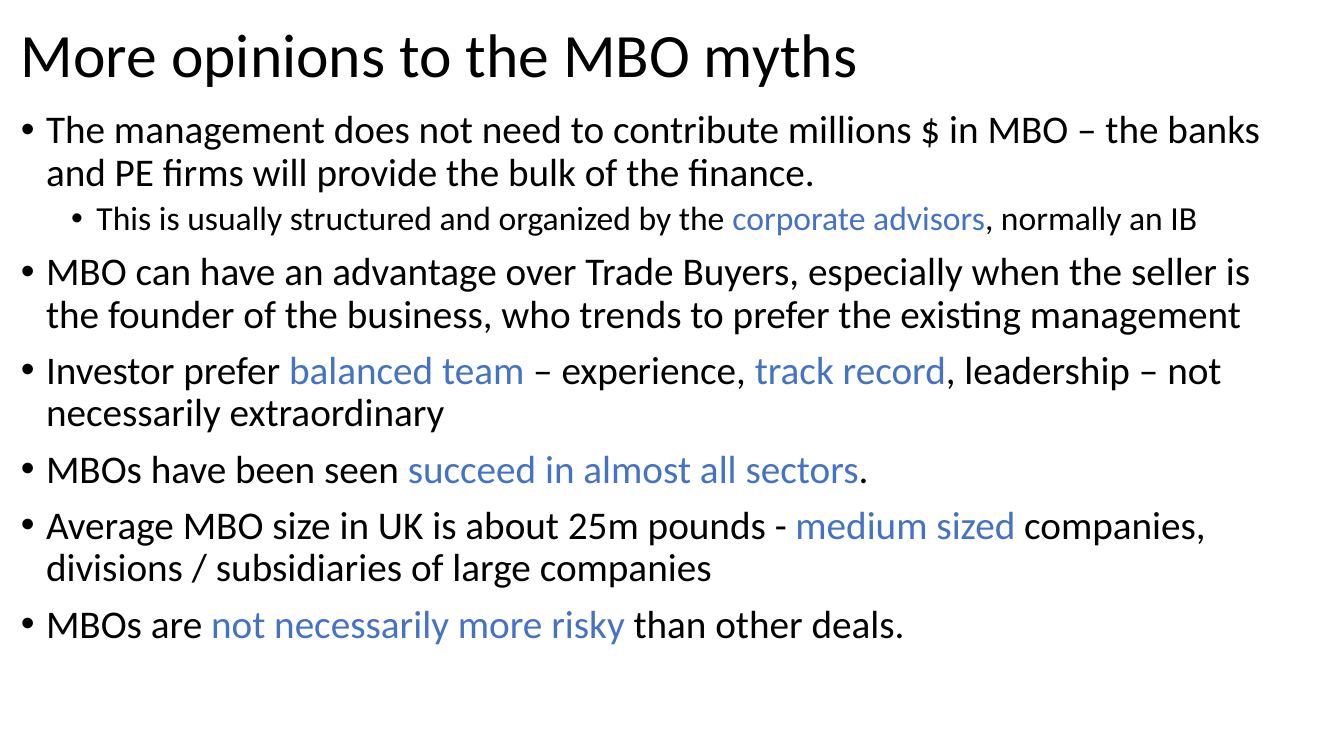
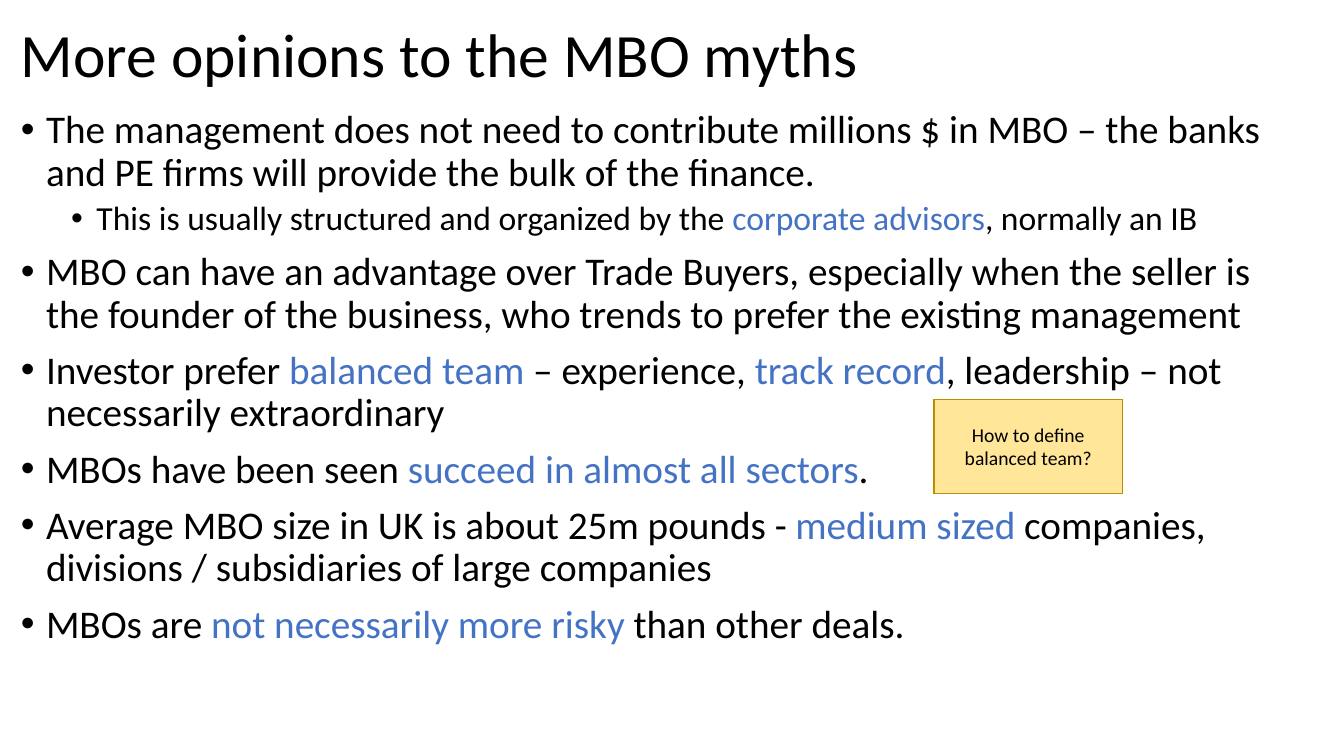
Before and after one commit to gowestyang/finance, a slide deck: slide 17 of (2021 John) Private Equity Finance/Presentation1.pptx (slide 14 before the commit). Drawn at 1344x756 pixels with LibreOffice and Linux fonts; fonts in the diff are those of the drawing. Boxes give left, top, right and bottom in pixels: in the first picture for what was removed or moved away, otherwise in the second. Text is boxed around its words. In the diff, an @@ line names an element or a change of style, - is before the commit and + after.

```diff
--- a/(2021 John) Private Equity Finance/Presentation1.pptx
+++ b/(2021 John) Private Equity Finance/Presentation1.pptx
@@ rectangle added at <box>935,399,1123,493</box>, fill #FFE699, outline #BD8E00 1 pt, 14 pt, text #000000 @@
+How to define balanced team?
```
Also in this commit, not shown: 9 other slides changed, 2 slides added.
